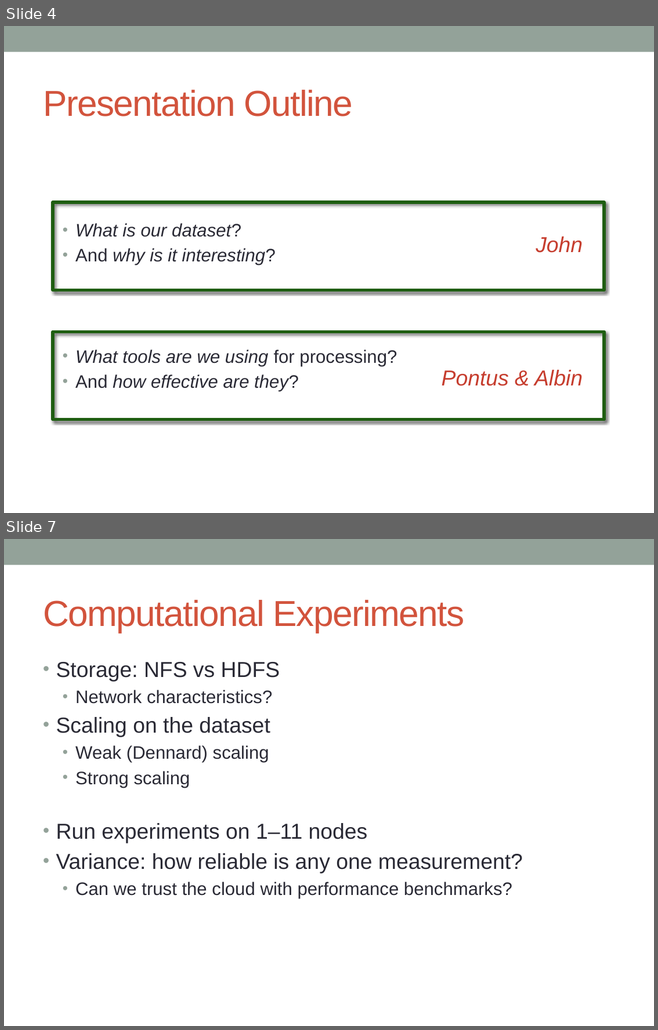
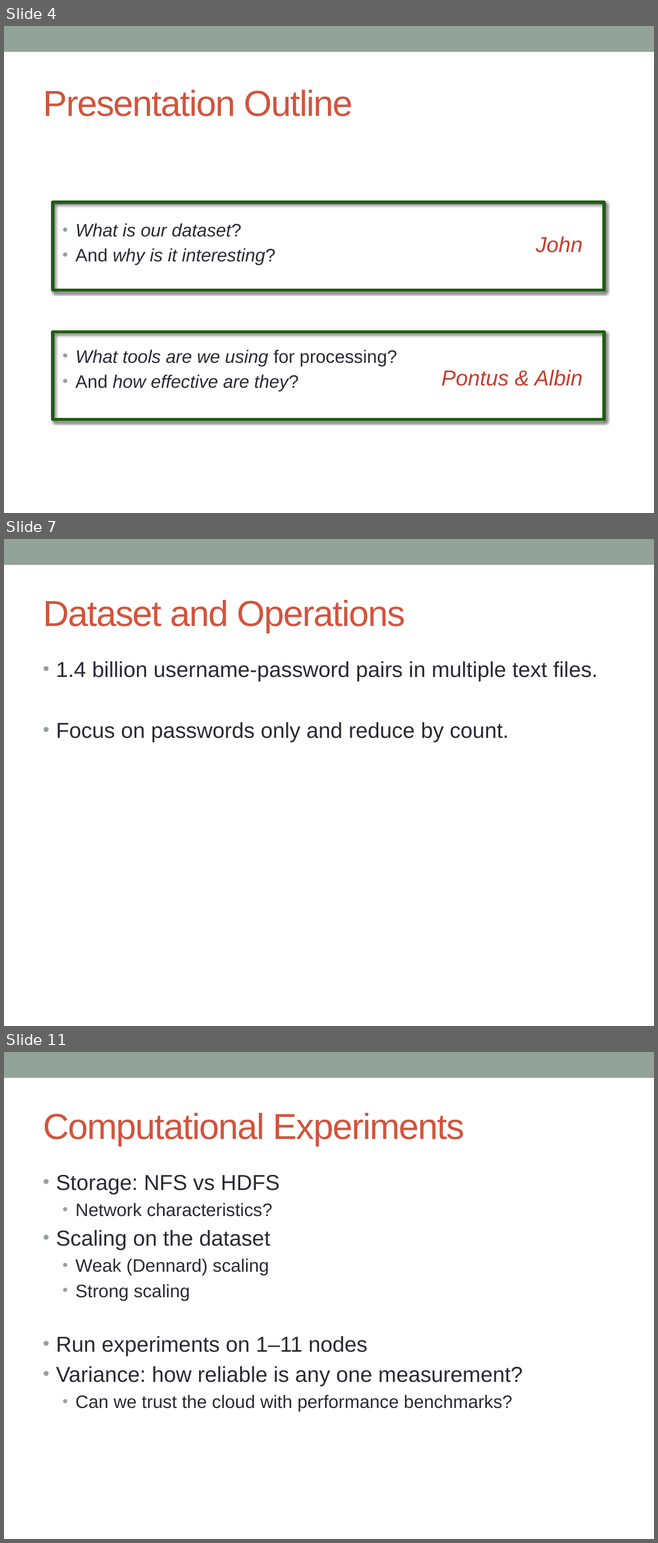
Before and after one commit to ldsa-project-g2/passwords, a slide deck: presentation/group_presentation.pptx. Shown one above the other, each under a label of ours: slides 4 and 7 before the commit, slides 4, 7 and 11 after it; the slides between them are not shown. The pictures are 658x1030 and 658x1543 pixels, drawn with LibreOffice and Linux fonts; fonts in the diff are those of the drawing. Boxes give left, top, right and bottom in pixels: in the first picture for what was removed or moved away, otherwise in the second. Text is boxed around its words. In the diff, an @@ line names an element or a change of style, - is before the commit and + after.

Commit message:
Dataset and Operations slides added.

```diff
--- a/presentation/group_presentation.pptx
+++ b/presentation/group_presentation.pptx
@@ slide 7 added at (4, 539, 654, 1026), background #FFFFFF; not listed: 1 template element that a slide beside it also shows @@
@@ title added at (43, 600, 405, 633), 40 pt, text #D2533C @@
+Dataset and Operations
@@ text added at (56, 661, 597, 743), 24 pt, text #292934 @@
+• 1.4 billion username-password pairs in multiple text files.
+• Focus on passwords only and reduce by count.
@@ what was slide 7 is now slide 11 @@
```
Also in this commit, not shown: 2 slides changed, 3 other slides added.
